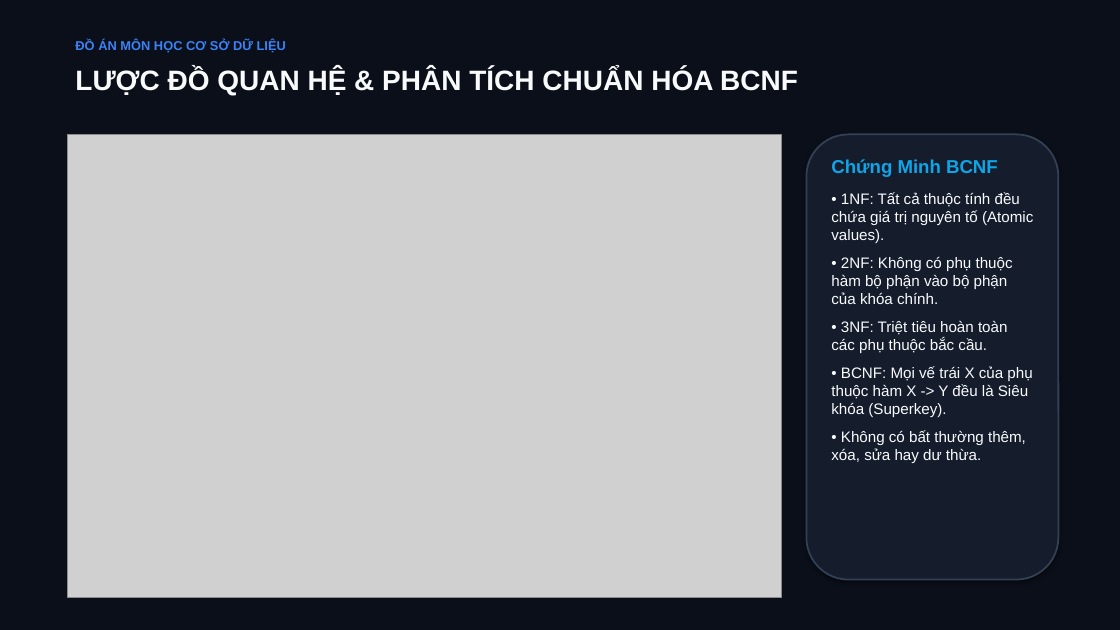
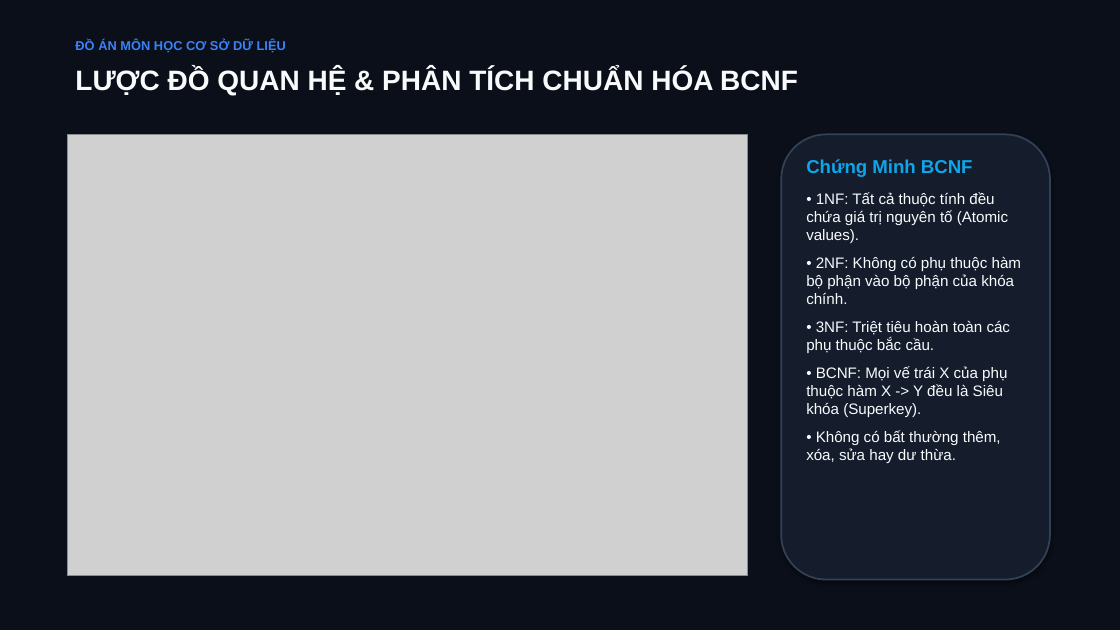
Before and after one commit to luong-van-thien/-n-CSDL, a slide deck: slide 5 of 05_Slide_Presentation/Slide_Thuyet_Trinh_Do_An_CSDL.pptx. Drawn at 1120x630 pixels with LibreOffice and Linux fonts; fonts in the diff are those of the drawing; grey boxes stand for pictures. Boxes give left, top, right and bottom in pixels: in the first picture for what was removed or moved away, otherwise in the second. Text is boxed around its words. In the diff, an @@ line names an element or a change of style, - is before the commit and + after.

```diff
--- a/05_Slide_Presentation/Slide_Thuyet_Trinh_Do_An_CSDL.pptx
+++ b/05_Slide_Presentation/Slide_Thuyet_Trinh_Do_An_CSDL.pptx
@@ picture: place and size @@
-picture at (67,134,781,597)
+picture at (67,134,748,576)
@@ rounded rectangle: place and size @@
-rounded rectangle at (807,134,1059,580)
+rounded rectangle at (781,134,1050,580)
@@ text "Chứng Minh BCNF" rewrapped from (831,159,1033,463) to (806,159,1021,463) @@
```
Also in this commit, not shown: 1 other slide changed, 4 other files.
